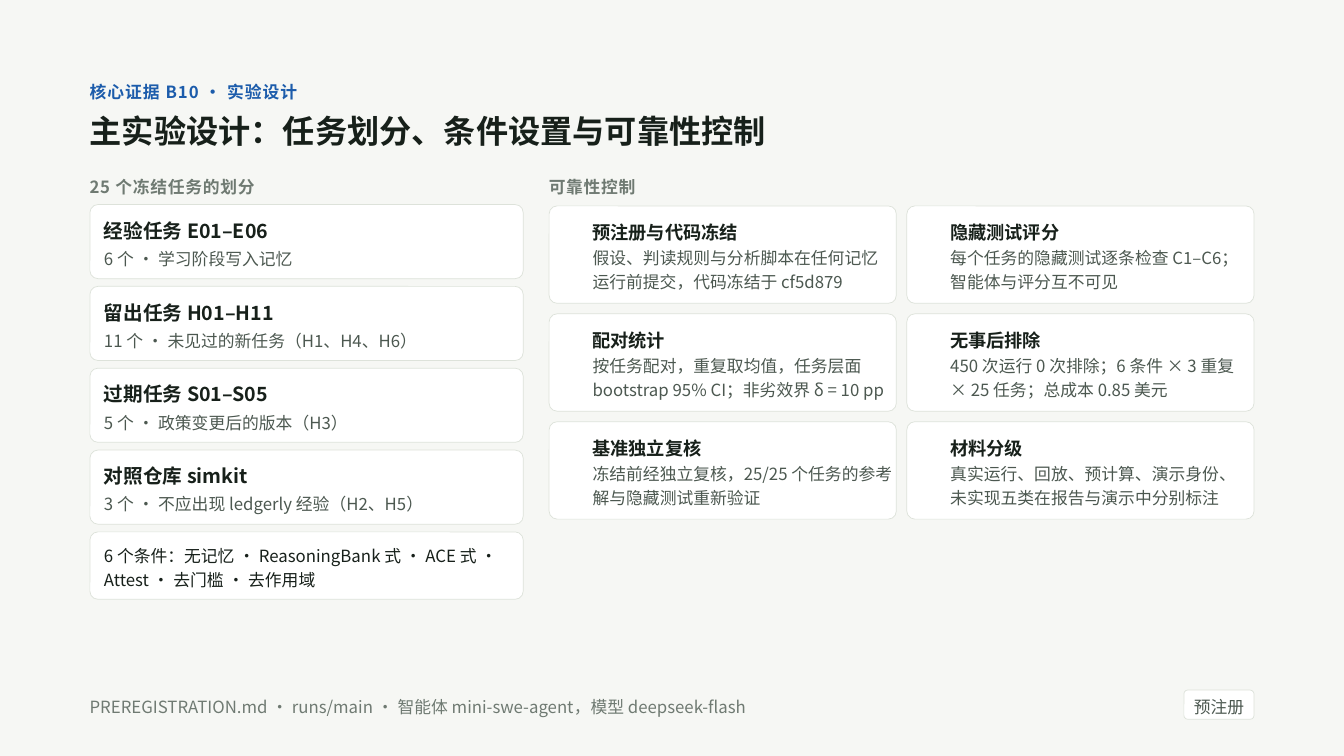
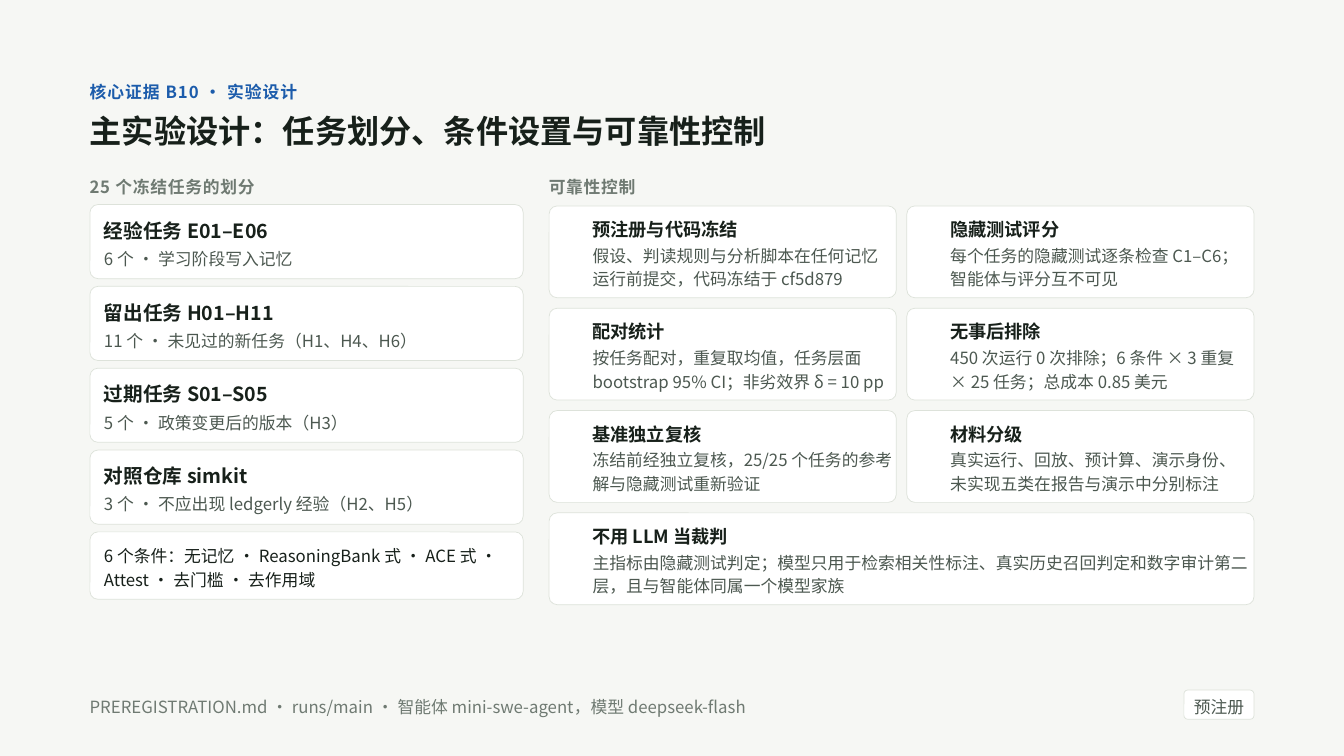
Before and after one commit to tonglynn/ai-native-development-assessment, a slide deck: slide 24 of docs/slides/attest_defense_slides.pptx. Drawn at 1344x756 pixels with LibreOffice and Linux fonts; fonts in the diff are those of the drawing; background and template pictures are left out. Boxes give left, top, right and bottom in pixels: in the first picture for what was removed or moved away, otherwise in the second. Text is boxed around its words. In the diff, an @@ line names an element or a change of style, - is before the commit and + after.

```diff
--- a/docs/slides/attest_defense_slides.pptx
+++ b/docs/slides/attest_defense_slides.pptx
@@ rounded rectangle: place and size @@
-rounded rectangle at <box>549,206,896,303</box>
+rounded rectangle at <box>549,206,896,297</box>
@@ rounded rectangle: place and size @@
-rounded rectangle at <box>907,206,1254,303</box>
+rounded rectangle at <box>907,206,1254,297</box>
@@ rounded rectangle: place and size @@
-rounded rectangle at <box>549,314,896,411</box>
+rounded rectangle at <box>549,309,896,400</box>
@@ rounded rectangle: place and size @@
-rounded rectangle at <box>907,314,1254,411</box>
+rounded rectangle at <box>907,309,1254,400</box>
@@ 4 texts: place and size @@
-4 texts at <box>593,331,1235,400</box>
+4 texts at <box>593,322,1235,392</box>
@@ rounded rectangle: place and size @@
-rounded rectangle at <box>549,421,896,519</box>
+rounded rectangle at <box>549,410,896,502</box>
@@ proportions changed in 6 elements at <box>549,206,896,297</box>, <box>907,206,1254,297</box>, <box>549,309,896,400</box>, <box>907,309,1254,400</box>, <box>549,410,896,502</box>, <box>907,410,1254,502</box> @@
@@ rounded rectangle: place and size @@
-rounded rectangle at <box>907,421,1254,519</box>
+rounded rectangle at <box>907,410,1254,502</box>
@@ 4 texts: place and size @@
-4 texts at <box>593,439,1236,506</box>
+4 texts at <box>593,425,1236,492</box>
@@ rounded rectangle added at <box>549,513,1254,605</box>, fill #FFFFFF, outline #DDE2DA 0.5 pt @@
@@ text added at <box>593,527,728,545</box>, 13 pt, text #17201A, bold @@
+不用 LLM 当裁判
@@ text added at <box>593,555,1248,594</box>, 12 pt, text #4C5850 @@
+主指标由隐藏测试判定；模型只用于检索相关性标注、真实历史召回判定和数字审计第二层，且与智能体同属一个模型家族
```
Also in this commit, not shown: 13 other slides changed, 1 slide added, 1 other file.
